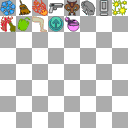
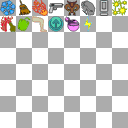
Layers edited between the first and the second 128 × 128 image:
pixels changed over [84, 16, 92, 32] (layer not identified)